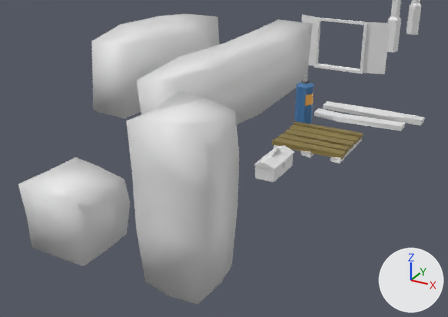
The Blender file Assets/Models/Map/Decorations.blend: old version first, new version second.
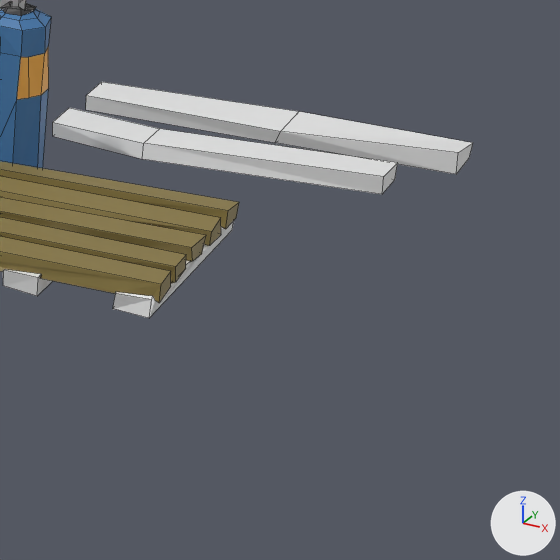
Old and new are each drawn from a 50 mm camera at (49.1, -124.4, 50.7) aimed at (-7.8, -20.9, -1.0) and again close up on the part from 67% to 100% of the width and 25% to 72% of the height. The lights are fixed; the arrows at lower right show +X, +Y and +Z. The close-ups show mesh edges as thin lines.

The first close-up shows 'Canistor', 'Plank1', 'Plank2', 'WoodPlate'.
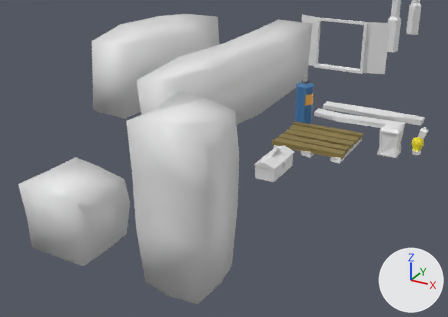
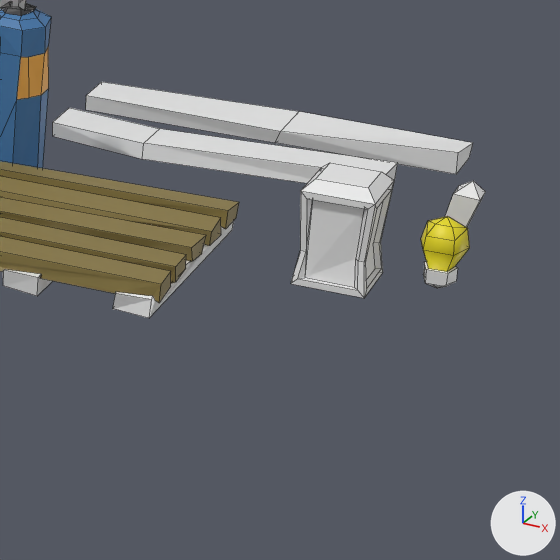
Where the change shows, as pixel boxes (x1, y1, x2, y2) in the close-ups (560 x 560 px):
'Latern', added: after (291, 163, 394, 298)
'LightBulb', added (yellow): after (421, 216, 470, 288)
    faces in mat_light (yellow #e7d817): (421, 216, 470, 272)
    faces in mat_metal (white #e7e7e7): (424, 261, 458, 288)
'Torch', added: after (423, 181, 485, 275)

The change, as a diff of the scene's bpy script:
```diff
--- a/Assets/Models/Map/Decorations.blend.py
+++ b/Assets/Models/Map/Decorations.blend.py
@@ mat_light @@
+mat_light = principled_material('Light')
+mat_light.base_color = (0.8, 0.687, 0.00859)  # yellow #e7d817
@@ mat_metal @@
+mat_metal = principled_material('Metal')
+mat_metal.base_color = (0.8, 0.8, 0.8)  # white #e7e7e7
@@ me_cube_010 @@
+me_cube_010.from_pydata([(-0.51, -0.5, -0.13), (0.57, -0.71, 4.99), (-0.51, 0.5, -0.13), (0.57, 0.71, 5.01), (0.51, -0.5, 0.13), (2.02, -0.71, 4.9), (0.51, 0.5, 0.13), (2.02, 0.71, 4.9), (1.4, 0.0, 5.68)], [], [(0, 1, 3, 2), (2, 3, 7, 6), (6, 7, 5, 4), (4, 5, 1, 0), (2, 6, 4, 0), (3, 8, 7), (3, 1, 8), (8, 1, 5), (7, 8, 5)])
@@ me_cylinder_005 @@
+me_cylinder_005.from_pydata(...)  # 30 vertices, 35 faces; spans x -1.31..1.31, y -1.12..1.38, z -0.33..3.9
+# faces by material slot: [20, 15]
+me_cylinder_005.materials.append(mat_light)  # yellow #e7d817
+me_cylinder_005.materials.append(mat_metal)  # white #e7e7e7
@@ me_cube_009 @@
+me_cube_009.from_pydata(...)  # 60 vertices, 62 faces; spans x -1.0..1.0, y -1.0..1.0, z -1.0..2.0
@@ ob_torch @@
+ob_torch = bpy.data.objects.new('Torch', me_cube_010)
+ob_torch.location = (26.0, 2.0, -1.0)
@@ ob_lightbulb @@
+ob_lightbulb = bpy.data.objects.new('LightBulb', me_cylinder_005)
+ob_lightbulb.location = (27.0, -2.0, 0.0)
@@ ob_latern @@
+ob_latern = bpy.data.objects.new('Latern', me_cube_009)
+ob_latern.location = (22.0, -4.0, 2.0)
+ob_latern.scale = (2.0, 2.0, 2.0)
+_m = ob_latern.modifiers.new('Decimate', 'DECIMATE')
```
